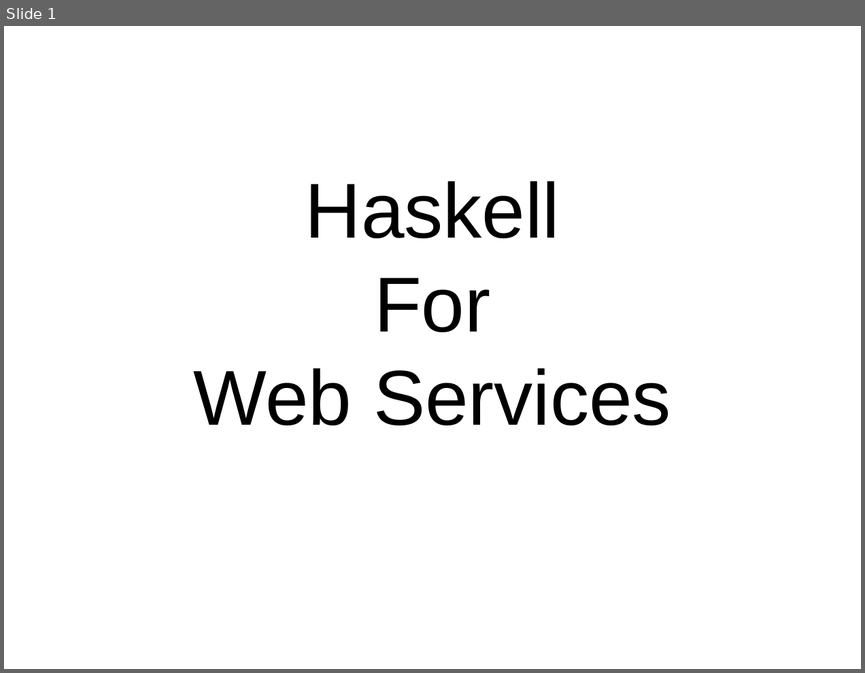
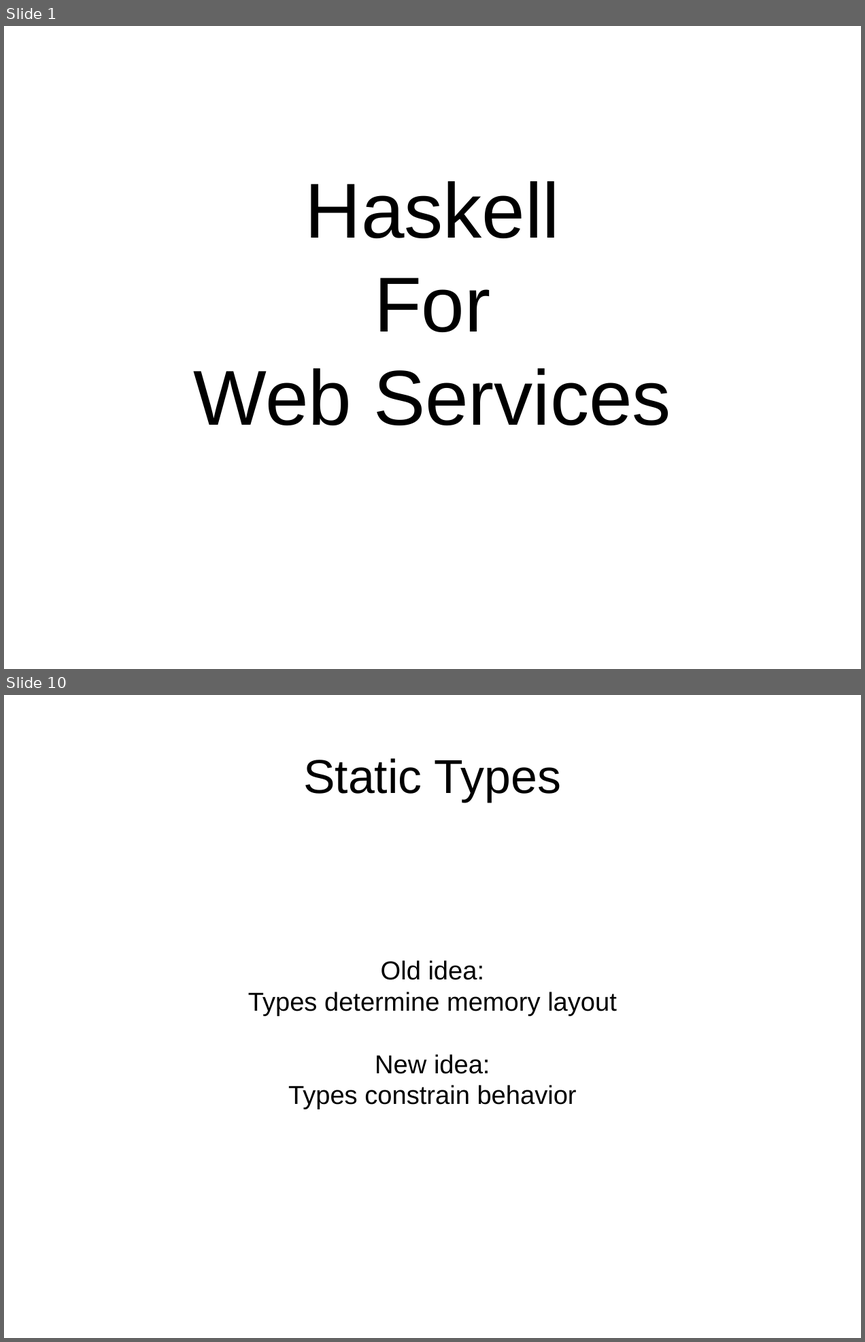
Before and after one commit to bhurt/presentations, a slide deck: webserve.odp. Shown one above the other, each under a label of ours: slide 1 before the commit, slides 1 and 10 after it; the slides between them are not shown. The pictures are 865x673 and 865x1342 pixels, drawn with LibreOffice and Linux fonts; fonts in the diff are those of the drawing. Boxes give left, top, right and bottom in pixels: in the first picture for what was removed or moved away, otherwise in the second. Text is boxed around its words. In the diff, an @@ line names an element or a change of style, - is before the commit and + after.

```diff
--- a/webserve.odp
+++ b/webserve.odp
@@ slide 10 added at (x1=4, y1=695, x2=861, y2=1338), background #FFFFFF @@
@@ title added at (x1=303, y1=758, x2=561, y2=802), 44 pt, text #000000 @@
+Static Types
@@ subtitle added at (x1=248, y1=960, x2=617, y2=1109), 24 pt, text #000000 @@
+Old idea:
+Types determine memory layout
+New idea:
+Types constrain behavior
```
Also in this commit, not shown: 1 slide changed, 67 other slides added.
